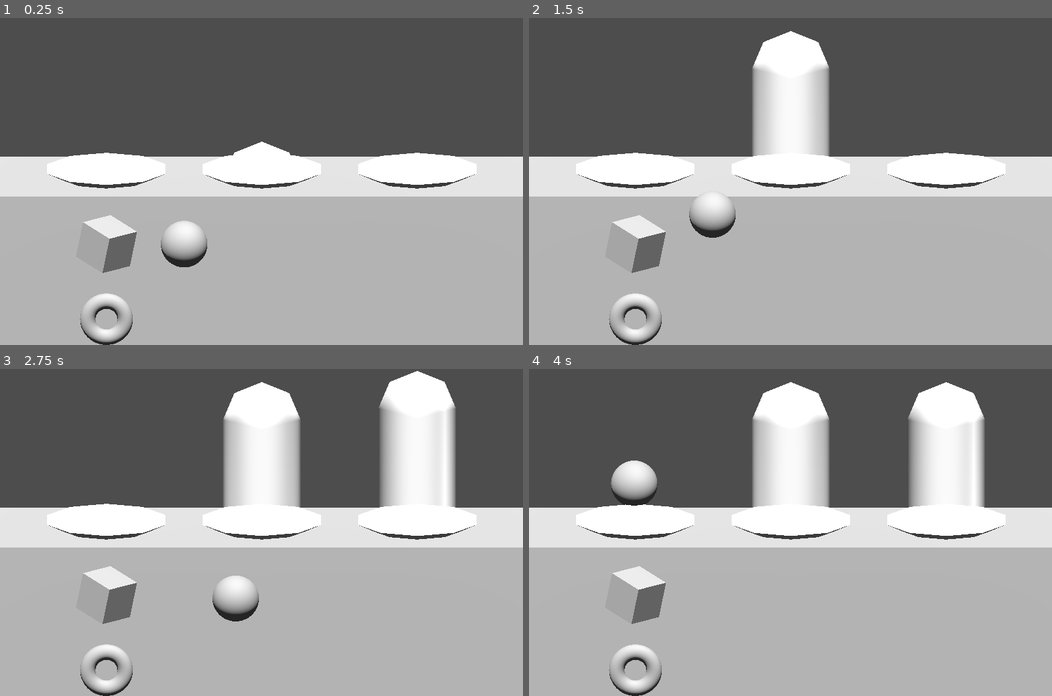
Above: before the commit, frames 1-4 (two rows, left to right).
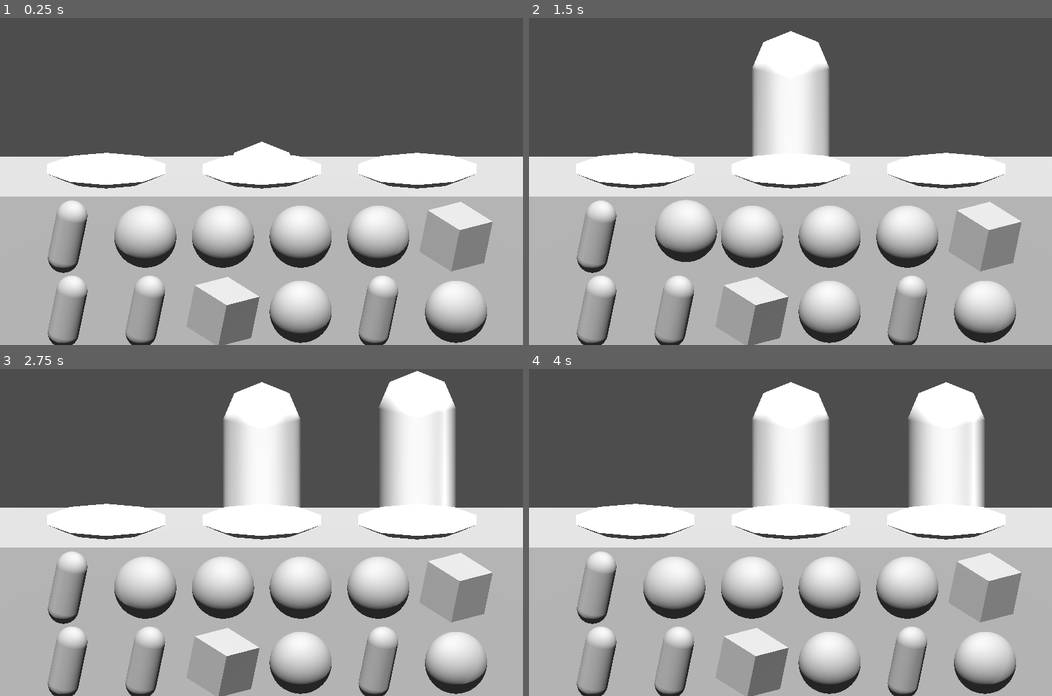
Above: after the commit, the same moments.

Repository: codie-sharp/faye-foods
Game: Godot game, scene res://MainScene.tscn
Two runs of this game, one before a commit and one after it. Both use one fixed random seed, a clock stepped at 60 frames per second and the inputs below.
Inputs (mouse positions are in pixels of both pictures, inside the frame that each line leads up to):
- Up to frame 1 (0.25 s): no input
- Up to frame 2 (1.5 s): move the mouse to (905, 165) at 0.52 s; click (905, 165) at 0.67 s; tap Enter at 1.25 s; drag from (685, 197) to (764, 246) at 1.27 s
- Up to frame 3 (2.75 s): move the mouse to (313, 460) at 2.02 s; click (313, 460) at 2.17 s
- Up to frame 4 (4 s): drag from (764, 597) to (633, 483) at 2.77 s; move the mouse to (947, 581) at 3.52 s; click (947, 581) at 3.67 s

The runs differ from the first frame. In frame 1, 15% of the frame differs, in the area x 9-95%, y 55-100%; in frame 2, 15%; in frame 3, 15%; in frame 4, 16%, in the area x 9-95%, y 28-100%.
Error after the commit: Invalid access to property or key 'global_transform' on a base object of type 'Nil'. (res://MainScript.gd:44)

Commit message:
random food meshes, reset food position when dropping

Diff:
--- a/Character.tscn
+++ b/Character.tscn
@@ -15,6 +15,6 @@
 [node name="Character" type="Node3D"]
 script = ExtResource("1_8wequ")
 
-[node name="MeshInstance3D" type="MeshInstance3D" parent="."]
+[node name="Mesh" type="MeshInstance3D" parent="."]
 cast_shadow = 0
 mesh = SubResource("CapsuleMesh_a5sqs")
--- a/CharacterScript.gd
+++ b/CharacterScript.gd
@@ -2,6 +2,8 @@
 
 signal char_seated
 signal char_exited
+
+@onready var skin = $Mesh.mesh.material.albedo_color
 
 var up_distance: float = 1.3
 var up_duration: float = 0.7
@@ -32,4 +34,5 @@
 	emit_signal("char_seated")
 
 func emit_char_exited():
+	skin = Color(randf(), randf(), randf())
 	emit_signal("char_exited")
--- /dev/null
+++ b/Food.tscn
@@ -0,0 +1,17 @@
+[gd_scene load_steps=3 format=3 uid="uid://b661vbueog3em"]
+
+[ext_resource type="Script" path="res://FoodScript.gd" id="1_80v7i"]
+
+[sub_resource type="BoxShape3D" id="BoxShape3D_f2ggq"]
+size = Vector3(0.5, 0.5, 0.5)
+
+[node name="Food" type="Area3D"]
+input_capture_on_drag = true
+script = ExtResource("1_80v7i")
+
+[node name="Collider" type="CollisionShape3D" parent="."]
+physics_interpolation_mode = 1
+shape = SubResource("BoxShape3D_f2ggq")
+
+[node name="Mesh" type="MeshInstance3D" parent="."]
+transform = Transform3D(0.707107, 0.183013, 0.683013, 0, 0.965926, -0.258819, -0.707107, 0.183013, 0.683013, 0, 0, 0)
--- /dev/null
+++ b/FoodMeshes/BoxMesh.tres
@@ -0,0 +1,4 @@
+[gd_resource type="BoxMesh" format=3 uid="uid://bw44fpyxt4t76"]
+
+[resource]
+size = Vector3(0.3, 0.3, 0.3)
--- /dev/null
+++ b/FoodMeshes/CapsuleMesh.tres
@@ -0,0 +1,5 @@
+[gd_resource type="CapsuleMesh" format=3 uid="uid://bvcnn26nqwgej"]
+
+[resource]
+radius = 0.1
+height = 0.5
--- /dev/null
+++ b/FoodMeshes/SphereMesh.tres
@@ -0,0 +1,5 @@
+[gd_resource type="SphereMesh" format=3 uid="uid://j515fu1i66ip"]
+
+[resource]
+radius = 0.2
+height = 0.4
--- a/MainScene.tscn
+++ b/MainScene.tscn
@@ -1,16 +1,25 @@
-[gd_scene load_steps=21 format=3 uid="uid://vv4fufq63ka4"]
+[gd_scene load_steps=15 format=3 uid="uid://vv4fufq63ka4"]
 
 [ext_resource type="Script" path="res://MainScript.gd" id="1_ffukx"]
 [ext_resource type="PackedScene" uid="uid://bie0s44dycg67" path="res://Character.tscn" id="2_30pvr"]
 [ext_resource type="Script" path="res://SeatScript.gd" id="2_h5ort"]
 [ext_resource type="Script" path="res://PlateScript.gd" id="3_l1gvo"]
-[ext_resource type="Script" path="res://FoodScript.gd" id="5_6kl0y"]
+[ext_resource type="PackedScene" uid="uid://b661vbueog3em" path="res://Food.tscn" id="5_k1oek"]
 
 [sub_resource type="Environment" id="Environment_sry4h"]
 ambient_light_color = Color(1, 1, 1, 1)
 
+[sub_resource type="BoxMesh" id="BoxMesh_u8fmr"]
+size = Vector3(5, 1, 1)
+
+[sub_resource type="BoxShape3D" id="BoxShape3D_j6b60"]
+size = Vector3(3.5, 1, 1)
+
+[sub_resource type="BoxShape3D" id="BoxShape3D_y3u3a"]
+size = Vector3(3.5, 1, 0.1)
+
 [sub_resource type="CylinderShape3D" id="CylinderShape3D_6d4kj"]
-height = 0.2
+height = 0.1
 radius = 0.4
 
 [sub_resource type="StandardMaterial3D" id="StandardMaterial3D_o3lpo"]
@@ -27,41 +36,12 @@
 cap_bottom = false
 
 [sub_resource type="CylinderShape3D" id="CylinderShape3D_55mre"]
-height = 0.2
+height = 0.1
 radius = 0.4
 
 [sub_resource type="CylinderShape3D" id="CylinderShape3D_q6nci"]
-height = 0.2
+height = 0.1
 radius = 0.4
-
-[sub_resource type="BoxShape3D" id="BoxShape3D_fcgb7"]
-size = Vector3(0.3, 0.3, 0.3)
-
-[sub_resource type="BoxMesh" id="BoxMesh_d3ero"]
-size = Vector3(0.25, 0.25, 0.25)
-
-[sub_resource type="SphereShape3D" id="SphereShape3D_0qgj3"]
-
-[sub_resource type="SphereMesh" id="SphereMesh_63ioy"]
-radius = 0.15
-height = 0.3
-
-[sub_resource type="CylinderShape3D" id="CylinderShape3D_ds1pg"]
-height = 0.15
-radius = 0.2
-
-[sub_resource type="TorusMesh" id="TorusMesh_px0qh"]
-inner_radius = 0.07
-outer_radius = 0.17
-
-[sub_resource type="BoxMesh" id="BoxMesh_u8fmr"]
-size = Vector3(5, 1, 1)
-
-[sub_resource type="BoxShape3D" id="BoxShape3D_j6b60"]
-size = Vector3(5, 1, 1)
-
-[sub_resource type="BoxShape3D" id="BoxShape3D_y3u3a"]
-size = Vector3(5, 1, 0.1)
 
 [node name="Main" type="Node3D"]
 script = ExtResource("1_ffukx")
@@ -86,6 +66,18 @@
 physics_interpolation_mode = 1
 input_capture_on_drag = true
 
+[node name="CounterMesh" type="MeshInstance3D" parent="Counter"]
+cast_shadow = 0
+mesh = SubResource("BoxMesh_u8fmr")
+skeleton = NodePath("")
+
+[node name="CounterCollision" type="CollisionShape3D" parent="Counter"]
+shape = SubResource("BoxShape3D_j6b60")
+
+[node name="BackdropCollision" type="CollisionShape3D" parent="Counter"]
+transform = Transform3D(1, 0, 0, 0, 1, 0, 0, 0, 1, 0, 1, -0.5)
+shape = SubResource("BoxShape3D_y3u3a")
+
 [node name="Seats" type="Node3D" parent="Counter"]
 
 [node name="Seat1" type="Node3D" parent="Counter/Seats"]
@@ -96,10 +88,10 @@
 transform = Transform3D(1, 0, 0, 0, 1, 0, 0, 0, 1, 0, 0.5, 0)
 script = ExtResource("3_l1gvo")
 
-[node name="Collision" type="CollisionShape3D" parent="Counter/Seats/Seat1/Plate"]
+[node name="Collider" type="CollisionShape3D" parent="Counter/Seats/Seat1/Plate"]
 shape = SubResource("CylinderShape3D_6d4kj")
 
-[node name="MeshInstance3D" type="MeshInstance3D" parent="Counter/Seats/Seat1/Plate"]
+[node name="Mesh" type="MeshInstance3D" parent="Counter/Seats/Seat1/Plate"]
 cast_shadow = 0
 mesh = SubResource("CylinderMesh_i45ce")
 
@@ -113,10 +105,10 @@
 transform = Transform3D(1, 0, 0, 0, 1, 0, 0, 0, 1, 0, 0.5, 0)
 script = ExtResource("3_l1gvo")
 
-[node name="Collision" type="CollisionShape3D" parent="Counter/Seats/Seat2/Plate"]
+[node name="Collider" type="CollisionShape3D" parent="Counter/Seats/Seat2/Plate"]
 shape = SubResource("CylinderShape3D_55mre")
 
-[node name="MeshInstance3D" type="MeshInstance3D" parent="Counter/Seats/Seat2/Plate"]
+[node name="Mesh" type="MeshInstance3D" parent="Counter/Seats/Seat2/Plate"]
 mesh = SubResource("CylinderMesh_i45ce")
 
 [node name="Character" parent="Counter/Seats/Seat2" instance=ExtResource("2_30pvr")]
@@ -130,10 +122,10 @@
 transform = Transform3D(1, 0, 0, 0, 1, 0, 0, 0, 1, 0, 0.5, 0)
 script = ExtResource("3_l1gvo")
 
-[node name="Collision" type="CollisionShape3D" parent="Counter/Seats/Seat3/Plate"]
+[node name="Collider" type="CollisionShape3D" parent="Counter/Seats/Seat3/Plate"]
 shape = SubResource("CylinderShape3D_q6nci")
 
-[node name="MeshInstance3D" type="MeshInstance3D" parent="Counter/Seats/Seat3/Plate"]
+[node name="Mesh" type="MeshInstance3D" parent="Counter/Seats/Seat3/Plate"]
 mesh = SubResource("CylinderMesh_i45ce")
 
 [node name="Character" parent="Counter/Seats/Seat3" instance=ExtResource("2_30pvr")]
@@ -142,55 +134,62 @@
 [node name="Pantry" type="Node3D" parent="Counter"]
 transform = Transform3D(1, 0, 0, 0, 1, 0, 0, 0, 1, 0, 0, 0.75)
 
-[node name="Food1" type="Area3D" parent="Counter/Pantry"]
-transform = Transform3D(1, 0, 0, 0, 1, 0, 0, 0, 1, -1, 0.25, 0)
-input_capture_on_drag = true
-script = ExtResource("5_6kl0y")
+[node name="Shelf1" type="Node3D" parent="Counter/Pantry"]
+transform = Transform3D(1, 0, 0, 0, 1, 0, 0, 0, 1, -1.25, 0.3, 0)
 
-[node name="Collision" type="CollisionShape3D" parent="Counter/Pantry/Food1"]
-physics_interpolation_mode = 1
-transform = Transform3D(0.707107, 0.183013, 0.683013, 0, 0.965926, -0.258819, -0.707107, 0.183013, 0.683013, 0, 0, 0)
-shape = SubResource("BoxShape3D_fcgb7")
+[node name="Food" parent="Counter/Pantry/Shelf1" instance=ExtResource("5_k1oek")]
 
-[node name="MeshInstance3D" type="MeshInstance3D" parent="Counter/Pantry/Food1"]
-transform = Transform3D(0.707107, 0.183013, 0.683013, 0, 0.965926, -0.258819, -0.707107, 0.183013, 0.683013, 0, 0, 0)
-mesh = SubResource("BoxMesh_d3ero")
+[node name="Shelf2" type="Node3D" parent="Counter/Pantry"]
+transform = Transform3D(1, 0, 0, 0, 1, 0, 0, 0, 1, -0.75, 0.3, 0)
 
-[node name="Food2" type="Area3D" parent="Counter/Pantry"]
-transform = Transform3D(1, 0, 0, 0, 1, 0, 0, 0, 1, -0.5, 0.25, 0)
-input_capture_on_drag = true
-script = ExtResource("5_6kl0y")
+[node name="Food" parent="Counter/Pantry/Shelf2" instance=ExtResource("5_k1oek")]
 
-[node name="Collision" type="CollisionShape3D" parent="Counter/Pantry/Food2"]
-physics_interpolation_mode = 1
-shape = SubResource("SphereShape3D_0qgj3")
+[node name="Shelf3" type="Node3D" parent="Counter/Pantry"]
+transform = Transform3D(1, 0, 0, 0, 1, 0, 0, 0, 1, -0.25, 0.3, 0)
 
-[node name="MeshInstance3D" type="MeshInstance3D" parent="Counter/Pantry/Food2"]
-transform = Transform3D(0.707107, 0.183013, 0.683013, 0, 0.965926, -0.258819, -0.707107, 0.183013, 0.683013, 0, 0, 0)
-mesh = SubResource("SphereMesh_63ioy")
+[node name="Food" parent="Counter/Pantry/Shelf3" instance=ExtResource("5_k1oek")]
 
-[node name="Food3" type="Area3D" parent="Counter/Pantry"]
-transform = Transform3D(1, 0, 0, 0, 1, 0, 0, 0, 1, -1, -0.25, 0)
-input_capture_on_drag = true
-script = ExtResource("5_6kl0y")
+[node name="Shelf4" type="Node3D" parent="Counter/Pantry"]
+transform = Transform3D(1, 0, 0, 0, 1, 0, 0, 0, 1, 0.25, 0.3, 0)
 
-[node name="Collision" type="CollisionShape3D" parent="Counter/Pantry/Food3"]
-physics_interpolation_mode = 1
-transform = Transform3D(1, 0, 0, 0, -4.37114e-08, -1, 0, 1, -4.37114e-08, 0, 0, 0)
-shape = SubResource("CylinderShape3D_ds1pg")
+[node name="Food" parent="Counter/Pantry/Shelf4" instance=ExtResource("5_k1oek")]
 
-[node name="MeshInstance3D" type="MeshInstance3D" parent="Counter/Pantry/Food3"]
-transform = Transform3D(1, 0, 0, 0, -4.37114e-08, -1, 0, 1, -4.37114e-08, 0, 0, 0)
-mesh = SubResource("TorusMesh_px0qh")
+[node name="Shelf5" type="Node3D" parent="Counter/Pantry"]
+transform = Transform3D(1, 0, 0, 0, 1, 0, 0, 0, 1, 0.75, 0.3, 0)
 
-[node name="CounterMesh" type="MeshInstance3D" parent="Counter"]
-cast_shadow = 0
-mesh = SubResource("BoxMesh_u8fmr")
-skeleton = NodePath("")
+[node name="Food" parent="Counter/Pantry/Shelf5" instance=ExtResource("5_k1oek")]
 
-[node name="CounterCollision" type="CollisionShape3D" parent="Counter"]
-shape = SubResource("BoxShape3D_j6b60")
+[node name="Shelf6" type="Node3D" parent="Counter/Pantry"]
+transform = Transform3D(1, 0, 0, 0, 1, 0, 0, 0, 1, 1.25, 0.3, 0)
 
-[node name="BackdropCollision" type="CollisionShape3D" parent="Counter"]
-transform = Transform3D(1, 0, 0, 0, 1, 0, 0, 0, 1, 0, 1, -0.5)
-shape = SubResource("BoxShape3D_y3u3a")
+[node name="Food" parent="Counter/Pantry/Shelf6" instance=ExtResource("5_k1oek")]
+
+[node name="Shelf7" type="Node3D" parent="Counter/Pantry"]
+transform = Transform3D(1, 0, 0, 0, 1, 0, 0, 0, 1, -1.25, -0.2, 0)
+
+[node name="Food" parent="Counter/Pantry/Shelf7" instance=ExtResource("5_k1oek")]
+
+[node name="Shelf8" type="Node3D" parent="Counter/Pantry"]
+transform = Transform3D(1, 0, 0, 0, 1, 0, 0, 0, 1, -0.75, -0.2, 0)
+
+[node name="Food" parent="Counter/Pantry/Shelf8" instance=ExtResource("5_k1oek")]
+
+[node name="Shelf9" type="Node3D" parent="Counter/Pantry"]
+transform = Transform3D(1, 0, 0, 0, 1, 0, 0, 0, 1, -0.25, -0.2, 0)
+
+[node name="Food" parent="Counter/Pantry/Shelf9" instance=ExtResource("5_k1oek")]
+
+[node name="Shelf10" type="Node3D" parent="Counter/Pantry"]
+transform = Transform3D(1, 0, 0, 0, 1, 0, 0, 0, 1, 0.25, -0.2, 0)
+
+[node name="Food" parent="Counter/Pantry/Shelf10" instance=ExtResource("5_k1oek")]
+
+[node name="Shelf11" type="Node3D" parent="Counter/Pantry"]
+transform = Transform3D(1, 0, 0, 0, 1, 0, 0, 0, 1, 0.75, -0.2, 0)
+
+[node name="Food" parent="Counter/Pantry/Shelf11" instance=ExtResource("5_k1oek")]
+
+[node name="Shelf12" type="Node3D" parent="Counter/Pantry"]
+transform = Transform3D(1, 0, 0, 0, 1, 0, 0, 0, 1, 1.25, -0.2, 0)
+
+[node name="Food" parent="Counter/Pantry/Shelf12" instance=ExtResource("5_k1oek")]
--- a/MainScript.gd
+++ b/MainScript.gd
@@ -3,40 +3,60 @@
 @onready var camera = $Camera3D
 @onready var timer = $SpawnTimer
 
+var food_meshes = []
+var available_foods = []
 var available_seats = []
-var pantry = []
 var selected_food
 var is_dragging = false
 
 func _ready():
-	pantry = get_node("Counter/Pantry").get_children()
-	for food in pantry:
+# Load resources
+	var dir = DirAccess.open("res://FoodMeshes/")
+	dir.list_dir_begin()
+	var file_name = dir.get_next()
+	while file_name != "":
+		food_meshes.append(load("res://FoodMeshes/" + file_name))
+		file_name = dir.get_next()
+
+# Connect signals and set inital state
+	var pantry_shelves = get_node("Counter/Pantry").get_children()
+	for shelf in pantry_shelves:
+		var food = shelf.get_node("Food")
 		food.food_selected.connect(_on_food_selected)
+
+		var food_mesh = food.get_node("Mesh")
+		food_mesh.mesh = food_meshes[randi() % food_meshes.size()]
+		available_foods.append(food)
 
 	available_seats = get_node("Counter/Seats").get_children()
 	for seat in available_seats:
 		seat.seat_available.connect(_on_seat_available)
 
+	timer.timeout.connect(spawn_char)
+
+# Start game
 	spawn_char()
-
-	timer.timeout.connect(spawn_char)
 	timer.start()
 
 func _input(event):
 	if event is InputEventMouseButton and !event.pressed:
 		is_dragging = false
+		selected_food.global_transform.origin = selected_food.get_parent().global_transform.origin
+		selected_food = null
 
 	elif is_dragging and event is InputEventMouseMotion:
 		var space_state = get_world_3d().direct_space_state
 		var mousepos = get_viewport().get_mouse_position()
-
 		var origin = camera.project_ray_origin(mousepos)
 		var end = origin + camera.project_ray_normal(mousepos) * 10
 		var query = PhysicsRayQueryParameters3D.create(origin, end, 1, [selected_food])
 		query.collide_with_areas = true
-
 		var result = space_state.intersect_ray(query)
-		selected_food.global_transform.origin = result.position
+		if result:
+			var normal = result.normal
+			var radius = selected_food.get_node("Collider").shape.get_size().x / 2
+			var target_position = result.position + result.normal * radius
+			selected_food.global_transform.origin = selected_food.global_transform.origin.lerp(target_position, 0.2)
 
 func _on_food_selected(food):
 	is_dragging = true
